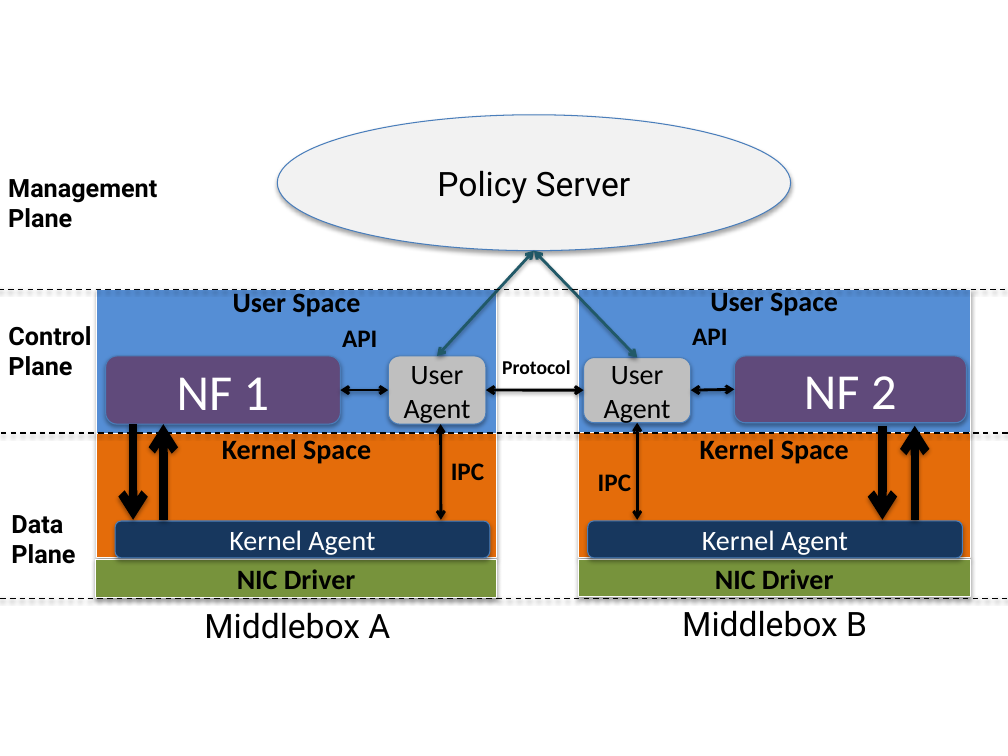
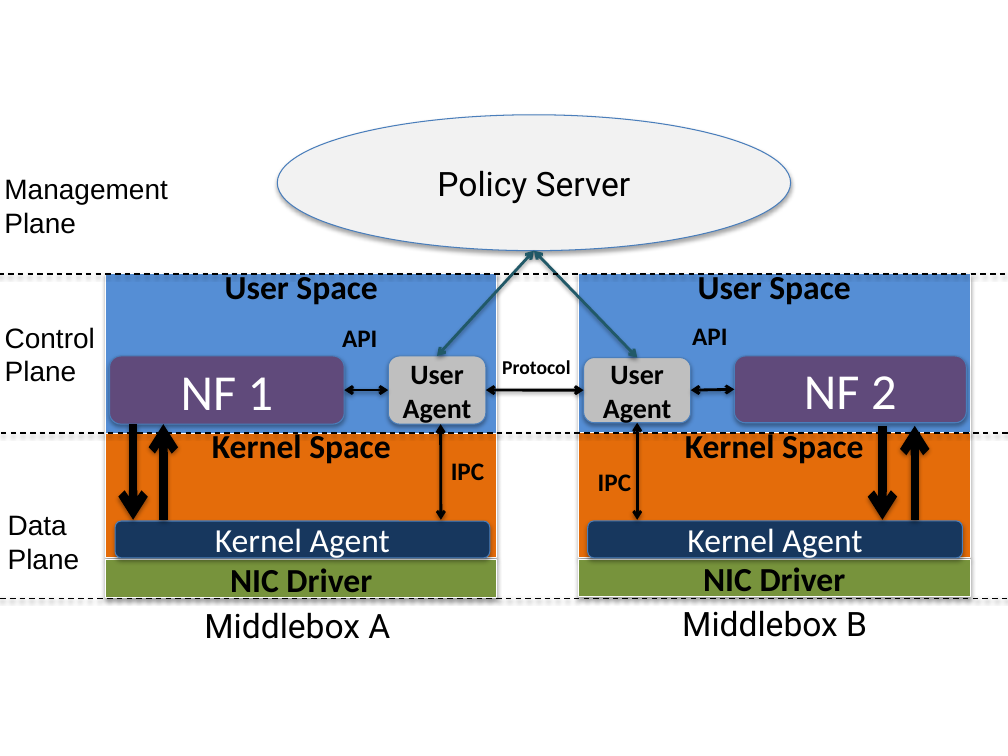
Before and after one commit to kelvinzou/DynamicServiceChaining, a slide deck: slide 1 of figures/architecture.pptx. Drawn at 1008x756 pixels with LibreOffice and Linux fonts; fonts in the diff are those of the drawing. Boxes give left, top, right and bottom in pixels: in the first picture for what was removed or moved away, otherwise in the second. Text is boxed around its words. In the diff, an @@ line names an element or a change of style, - is before the commit and + after.

```diff
--- a/figures/architecture.pptx
+++ b/figures/architecture.pptx
@@ size 18 to 20 pt, font Roboto to Arial, bold off in 3 elements at box(8, 515, 80, 570), box(5, 327, 95, 382), box(4, 179, 168, 234) @@
@@ line moved from (0, 289) - (1008, 289) to (0, 274) - (1008, 274) @@
@@ size 20 to 24 pt in 8 elements at box(115, 521, 490, 558), box(579, 432, 971, 557), box(579, 559, 971, 597), box(588, 521, 963, 558), box(106, 433, 497, 557), box(106, 559, 497, 599), box(579, 273, 971, 432), box(106, 273, 497, 433) @@
@@ rectangle "User Space": place and size @@
-rectangle "User Space" at box(96, 289, 497, 433)
+rectangle "User Space" at box(106, 273, 497, 433)
@@ rectangle "User Space": place and size @@
-rectangle "User Space" at box(579, 289, 971, 432)
+rectangle "User Space" at box(579, 273, 971, 432)
@@ rounded rectangle "NF 1": place and size @@
-rounded rectangle "NF 1" at box(106, 356, 341, 424)
+rounded rectangle "NF 1" at box(110, 356, 345, 424)
@@ rounded rectangle "User Agent" at box(388, 356, 486, 424): bold on @@
@@ rounded rectangle "User Agent" at box(584, 358, 690, 423): bold on @@
@@ double arrow moved from (341, 390) - (388, 390) to (345, 390) - (388, 390) @@
@@ rectangle "Kernel Space": place and size @@
-rectangle "Kernel Space" at box(96, 433, 497, 557)
+rectangle "Kernel Space" at box(106, 433, 497, 557)
@@ rectangle "NIC Driver": place and size @@
-rectangle "NIC Driver" at box(96, 559, 497, 599)
+rectangle "NIC Driver" at box(106, 559, 497, 599)
```
Also in this commit, not shown: 5 other slides changed, 18 other files.
